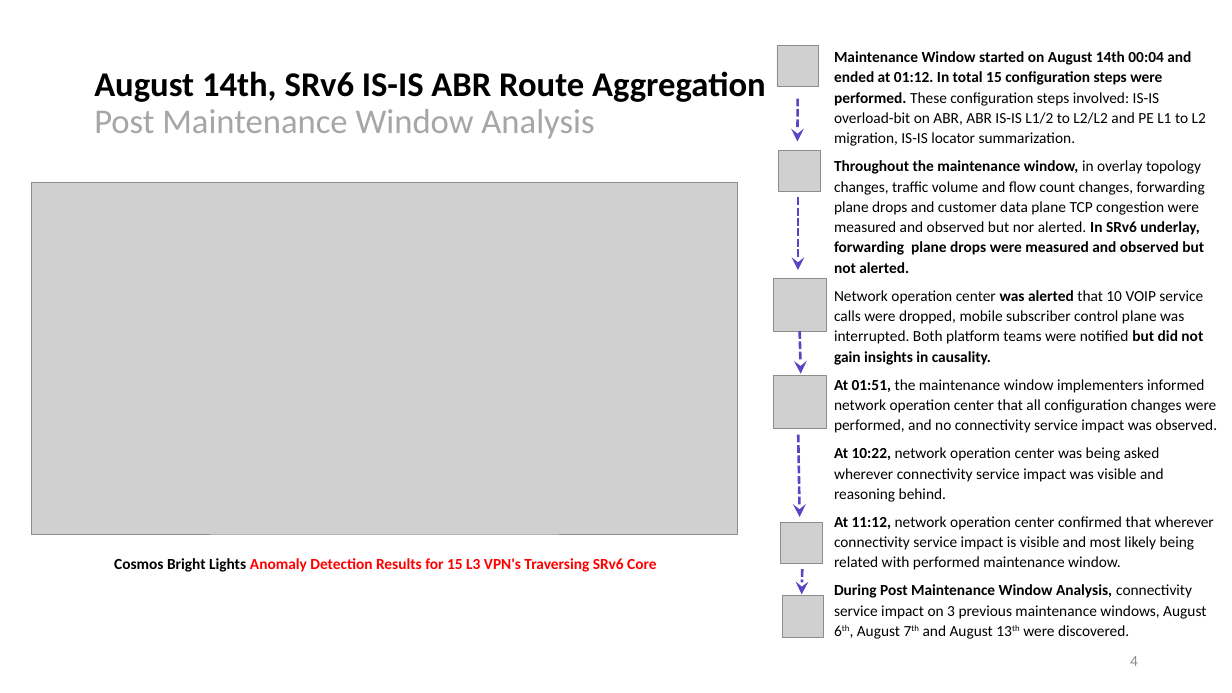
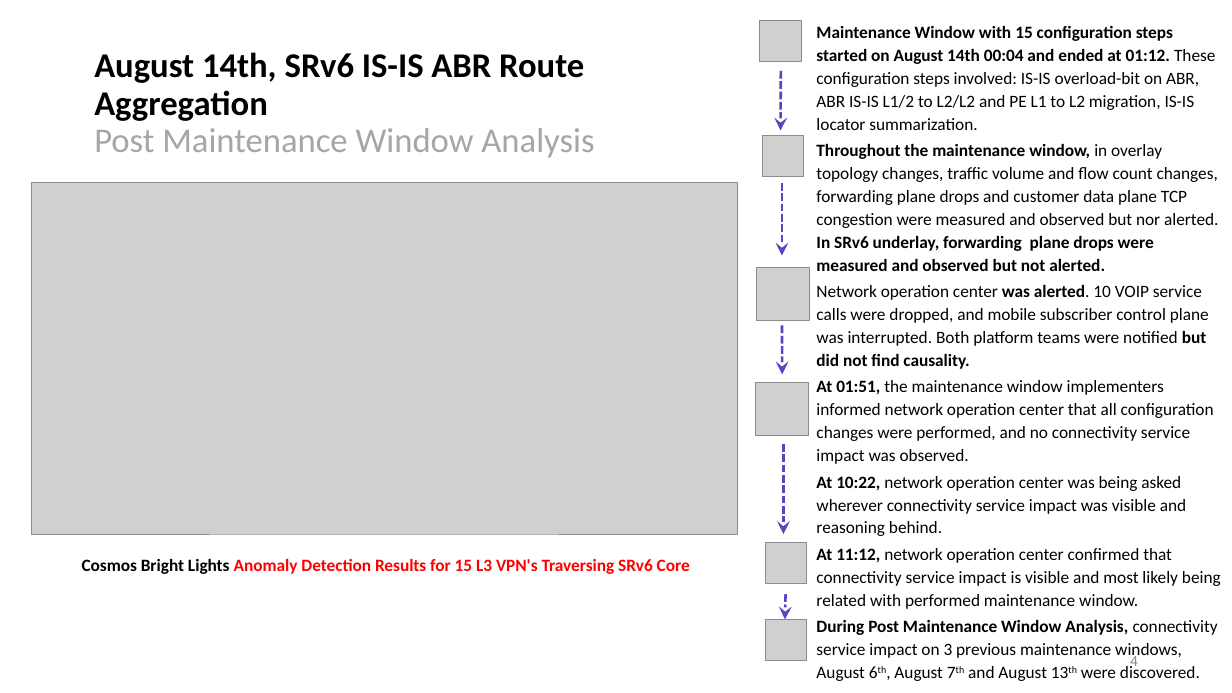
Before and after one commit to network-analytics/ietf-network-analytics-document-status, a slide deck: slide 4 of 121/NMOP/nmop-interim-swisscom-network-analytics-network-incident-postmortem.pptx. Drawn at 1232x693 pixels with LibreOffice and Linux fonts; fonts in the diff are those of the drawing; grey boxes stand for pictures. Boxes give left, top, right and bottom in pixels: in the first picture for what was removed or moved away, otherwise in the second. Text is boxed around its words. In the diff, an @@ line names an element or a change of style, - is before the commit and + after.

```diff
--- a/121/NMOP/nmop-interim-swisscom-network-analytics-network-incident-postmortem.pptx
+++ b/121/NMOP/nmop-interim-swisscom-network-analytics-network-incident-postmortem.pptx
@@ picture: place and size @@
-picture at [777, 45, 819, 87]
+picture at [760, 20, 801, 62]
@@ text at [816, 26, 1215, 130]: text changed; size 12 to 13.5 pt @@
-Maintenance Window started on August 14th 00:04 and ended at 01:12. In total 15 configuration steps were performed. These configuration steps involved: IS-IS overload-bit on ABR, ABR IS-IS L1/2 to L2/L2 and PE L1 to L2 migration, IS-IS locator summarization.
+Maintenance Window with 15 configuration steps started on August 14th 00:04 and ended at 01:12. These configuration steps involved: IS-IS overload-bit on ABR, ABR IS-IS L1/2 to L2/L2 and PE L1 to L2 migration, IS-IS locator summarization.
@@ text "Maintenance Window with 15 configuration ...": place and size @@
-text "Maintenance Window with 15 configuration ..." at [834, 51, 1217, 639]
+text "Maintenance Window with 15 configuration ..." at [816, 26, 1221, 681]
@@ title "August 14th, SRv6 IS-IS ABR ..." rewrapped from [94, 71, 766, 139] to [94, 52, 594, 158] @@
@@ arrow moved from (798, 99) - (798, 141) to (781, 71) - (781, 130) @@
@@ picture: place and size @@
-picture at [779, 151, 821, 192]
+picture at [762, 136, 804, 177]
@@ text at [816, 144, 1218, 681]: size 12 to 13.5 pt in "Throughout the maintenance window, in overlay topology ...", "At 01:51, the maintenance window implementers informed ...", "At 10:22, network operation center was being ...", "During Post Maintenance Window Analysis, connectivity servic ..."; less space between paragraphs @@
@@ arrow moved from (799, 198) - (799, 270) to (782, 183) - (782, 256) @@
@@ picture: place and size @@
-picture at [774, 278, 826, 331]
+picture at [757, 267, 810, 320]
@@ text at [816, 285, 1209, 369]: text changed; size 12 to 13.5 pt @@
-Network operation center was alerted that 10 VOIP service calls were dropped, mobile subscriber control plane was interrupted. Both platform teams were notified but did not gain insights in causality.
+Network operation center was alerted. 10 VOIP service calls were dropped, and mobile subscriber control plane was interrupted. Both platform teams were notified but did not find causality.
@@ arrow moved from (799, 331) - (801, 373) to (782, 325) - (783, 374) @@
@@ picture: place and size @@
-picture at [774, 375, 826, 428]
+picture at [756, 382, 809, 434]
@@ arrow moved from (799, 435) - (799, 518) to (784, 445) - (784, 534) @@
@@ text "Cosmos Bright Lights Anomaly Detection ..." at [82, 559, 690, 574]: size 12 to 13.5 pt @@
@@ picture: place and size @@
-picture at [781, 522, 823, 564]
+picture at [766, 543, 808, 584]
@@ text at [816, 548, 1221, 609]: text changed; size 12 to 13.5 pt @@
-At 11:12, network operation center confirmed that wherever connectivity service impact is visible and most likely being related with performed maintenance window.
+At 11:12, network operation center confirmed that connectivity service impact is visible and most likely being related with performed maintenance window.
@@ arrow moved from (802, 569) - (802, 594) to (786, 594) - (786, 619) @@
@@ picture: place and size @@
-picture at [783, 596, 824, 638]
+picture at [766, 619, 808, 661]
```
Also in this commit, not shown: 7 other slides changed, 3 other files.
